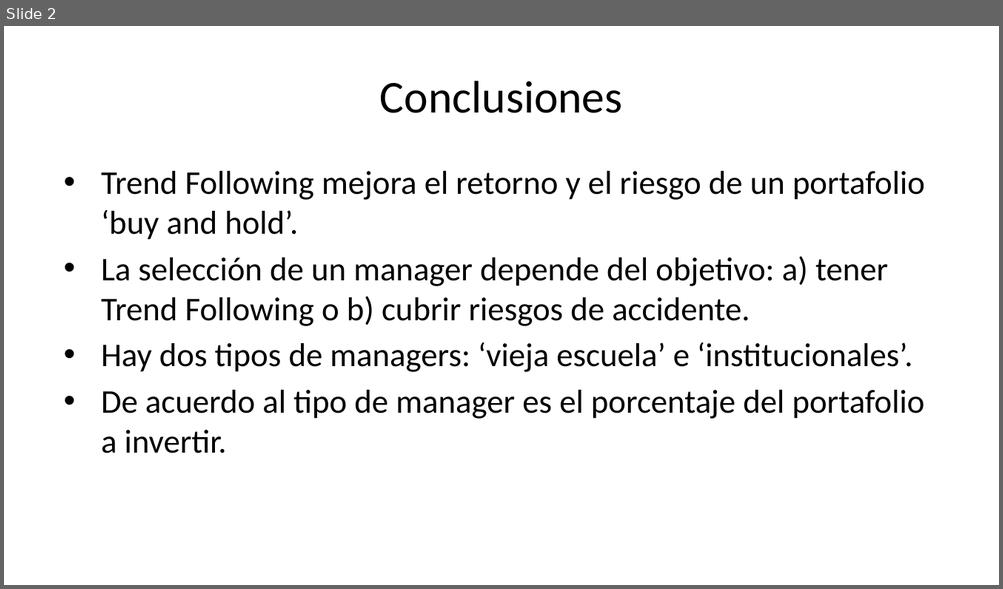
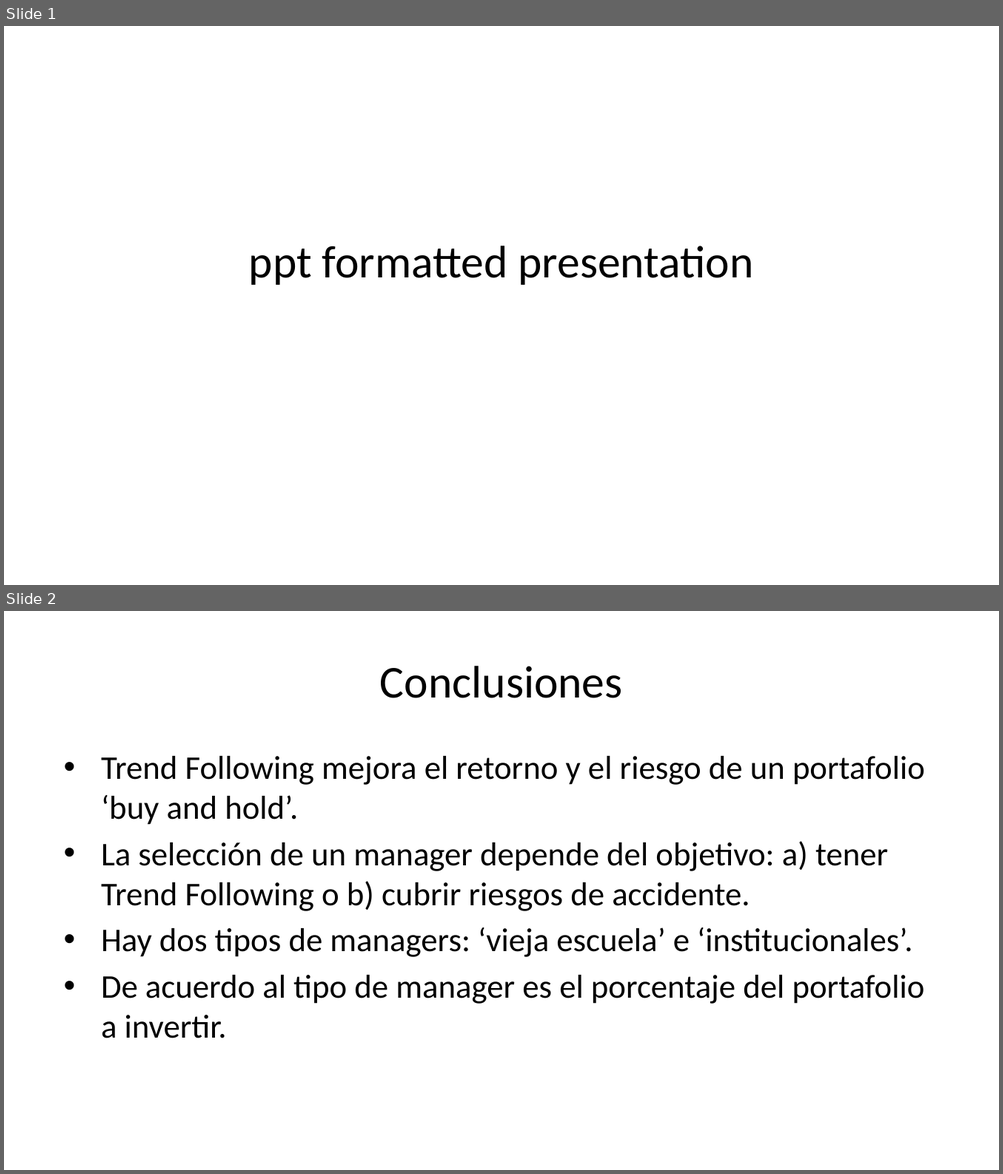
Before and after one commit to cordura21/Trading-bloque, a slide deck: presentations/powerpoint output.pptx. Shown one above the other, each under a label of ours: slide 2 before the commit, slides 1 and 2 after it. The pictures are 1003x589 and 1003x1174 pixels, drawn with LibreOffice and Linux fonts; fonts in the diff are those of the drawing. Boxes give left, top, right and bottom in pixels: in the first picture for what was removed or moved away, otherwise in the second. Text is boxed around its words. In the diff, an @@ line names an element or a change of style, - is before the commit and + after.

```diff
--- a/presentations/powerpoint output.pptx
+++ b/presentations/powerpoint output.pptx
@@ slide 1 added at [4, 26, 999, 585], background #FFFFFF @@
@@ title added at [249, 246, 754, 285], 33 pt, text #000000 @@
+ppt formatted presentation
```
Also in this commit, not shown: 4 other slides added, 1 slide removed, 3 other files.
